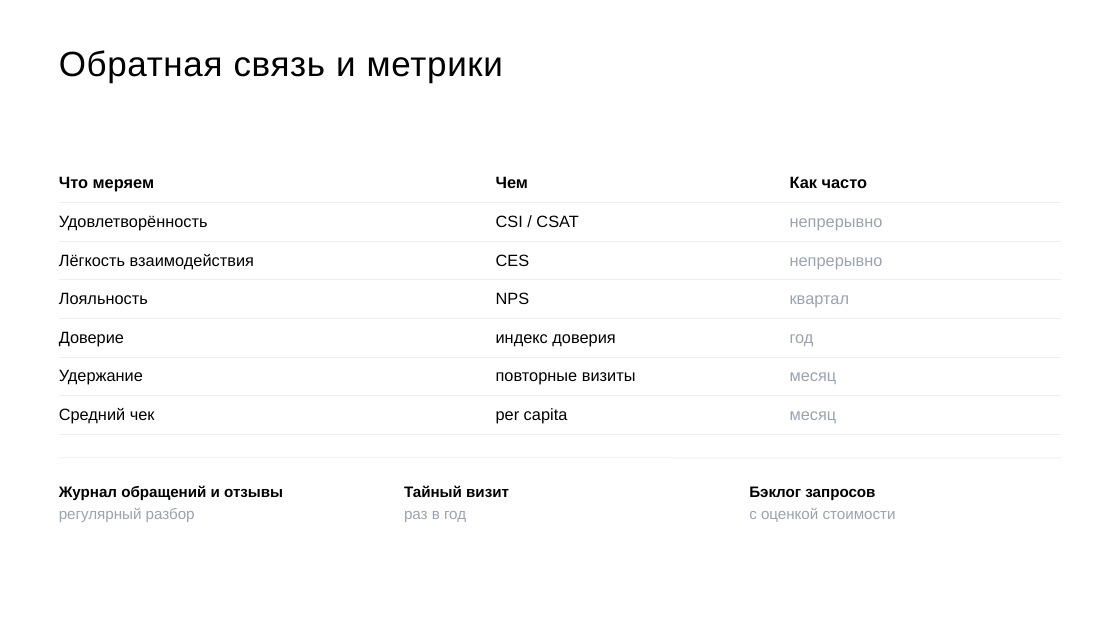
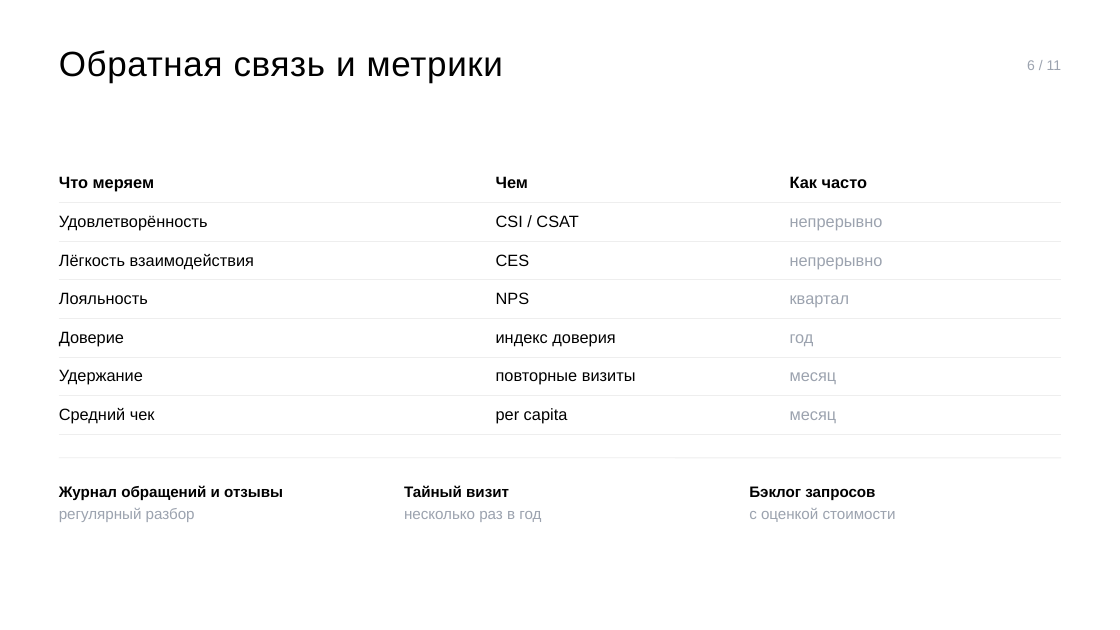
Before and after one commit to skrasin/ges-2, a slide deck: slide 6 of docs/strategy/ges2-service-cx-proposal.pptx. Drawn at 1120x630 pixels with LibreOffice and Linux fonts; fonts in the diff are those of the drawing. Boxes give left, top, right and bottom in pixels: in the first picture for what was removed or moved away, otherwise in the second. Text is boxed around its words. In the diff, an @@ line names an element or a change of style, - is before the commit and + after.

```diff
--- a/docs/strategy/ges2-service-cx-proposal.pptx
+++ b/docs/strategy/ges2-service-cx-proposal.pptx
@@ text added at [1027,60,1062,70], 12 pt, text #9CA3AF @@
+6 / 11
@@ text at [404,511,541,522]: text changed @@
-раз в год
+несколько раз в год
```
Also in this commit, not shown: 8 other slides changed, 1 slide added, 1 slide removed, 2 other files.
